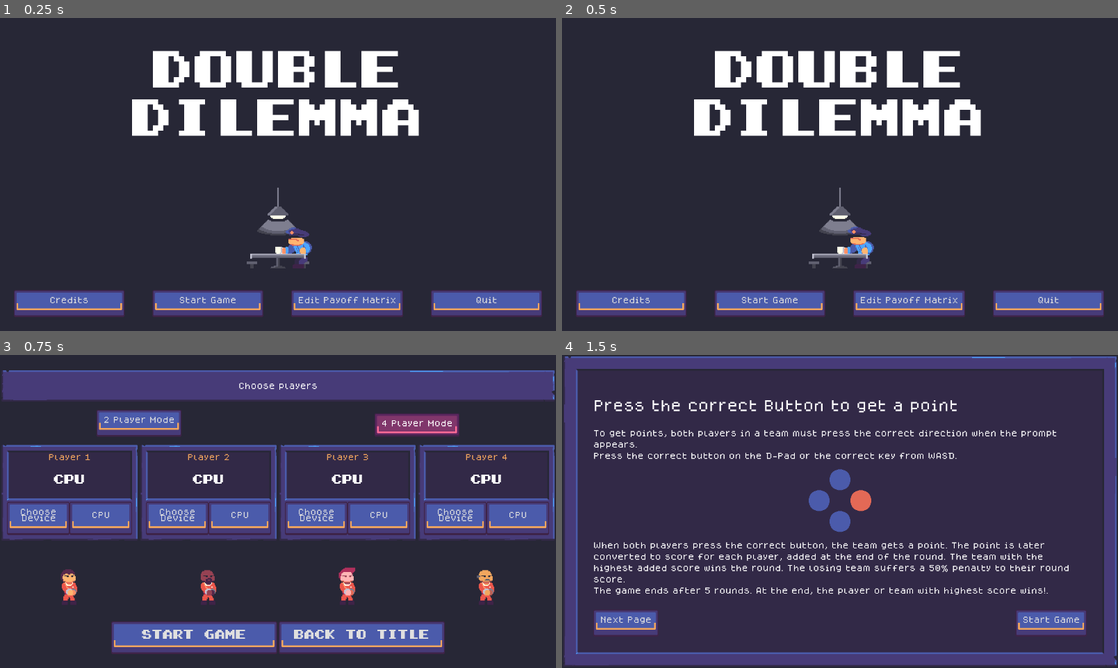
Above: before the commit, frames 1-4 (two rows, left to right).
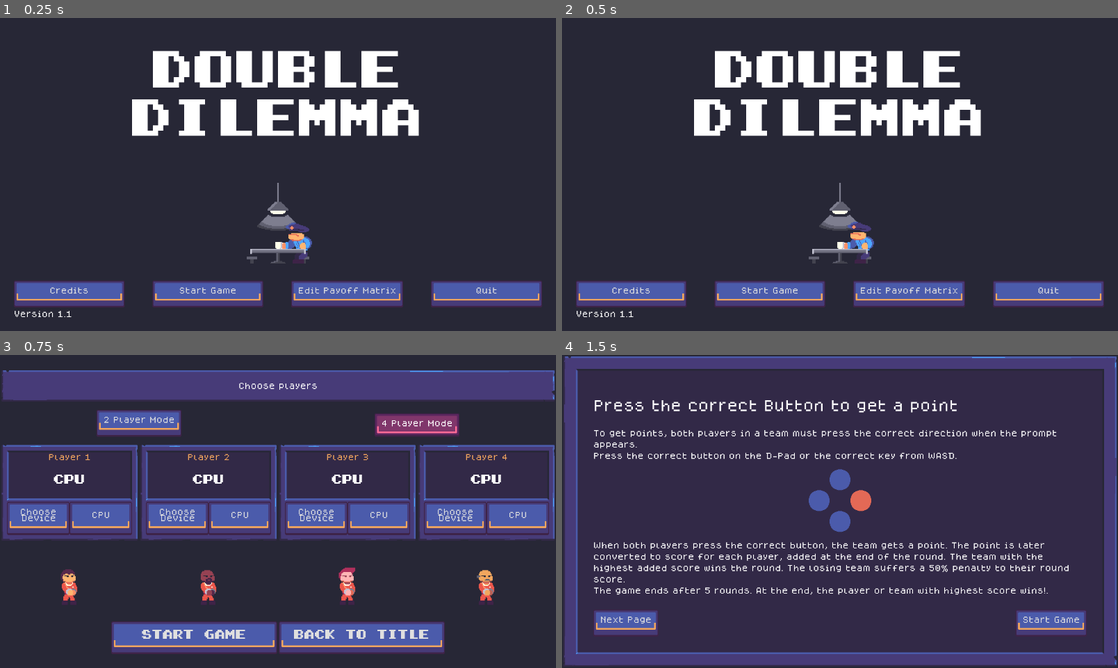
Above: after the commit, the same moments.

Repository: VileOar/js-final-proj
Game: Godot game, scene res://src/menus/main_menu/main_menu.tscn
Same seed, same stepped clock (60 frames per second), same inputs: the game is played once before the commit and once after it.
Inputs:
- Up to frame 1 (0.25 s): no input
- Up to frame 2 (0.5 s): no input
- Up to frame 3 (0.75 s): click "Start Game" at 0.5 s
- Up to frame 4 (1.5 s): click "Start Game" at 1.25 s

The runs differ from the first frame. In frame 1, 8.2% of the frame differs, in the area x 2-98%, y 52-96%; in frame 2, 8.2%; in frame 3, nothing differs; in frame 4, nothing differs.

Commit message:
updated credits

Diff:
--- a/src/menus/main_menu/main_menu.tscn
+++ b/src/menus/main_menu/main_menu.tscn
@@ -129,6 +129,7 @@
 
 [node name="VBoxContainer" type="VBoxContainer" parent="MarginContainer"]
 layout_mode = 2
+theme_override_constants/separation = 8
 
 [node name="Label" type="Label" parent="MarginContainer/VBoxContainer"]
 layout_mode = 2
@@ -190,6 +191,10 @@
 layout_mode = 2
 size_flags_horizontal = 3
 text = "Quit"
+
+[node name="Label2" type="Label" parent="MarginContainer/VBoxContainer"]
+layout_mode = 2
+text = "Version 1.1"
 
 [node name="Credits" type="PanelContainer" parent="."]
 unique_name_in_owner = true
@@ -207,55 +212,114 @@
 
 [node name="VBoxContainer" type="VBoxContainer" parent="Credits/PanelContainer"]
 layout_mode = 2
+
+[node name="MarginContainer" type="MarginContainer" parent="Credits/PanelContainer/VBoxContainer"]
+layout_mode = 2
+size_flags_vertical = 3
+theme_override_constants/margin_left = 64
+theme_override_constants/margin_top = 64
+theme_override_constants/margin_right = 64
+theme_override_constants/margin_bottom = 64
+
+[node name="ScrollContainer" type="ScrollContainer" parent="Credits/PanelContainer/VBoxContainer/MarginContainer"]
+layout_mode = 2
+horizontal_scroll_mode = 0
+
+[node name="VBoxContainer" type="VBoxContainer" parent="Credits/PanelContainer/VBoxContainer/MarginContainer/ScrollContainer"]
+layout_mode = 2
+size_flags_horizontal = 3
+size_flags_vertical = 3
 theme_override_constants/separation = 32
-alignment = 1
-
-[node name="Label" type="Label" parent="Credits/PanelContainer/VBoxContainer"]
-layout_mode = 2
-theme_type_variation = &"HeaderLarge"
-text = "Programming, Art, Design"
-horizontal_alignment = 1
-vertical_alignment = 1
-
-[node name="Label2" type="Label" parent="Credits/PanelContainer/VBoxContainer"]
-layout_mode = 2
-theme_type_variation = &"HeaderSmall"
-text = "Pedro Valério"
-horizontal_alignment = 1
-vertical_alignment = 1
-
-[node name="Label3" type="Label" parent="Credits/PanelContainer/VBoxContainer"]
-layout_mode = 2
-theme_type_variation = &"HeaderLarge"
+
+[node name="Label" type="Label" parent="Credits/PanelContainer/VBoxContainer/MarginContainer/ScrollContainer/VBoxContainer"]
+custom_minimum_size = Vector2(128, 0)
+layout_mode = 2
+theme_type_variation = &"MenuTitle"
+text = "Concept and Design"
+autowrap_mode = 2
+
+[node name="Label2" type="Label" parent="Credits/PanelContainer/VBoxContainer/MarginContainer/ScrollContainer/VBoxContainer"]
+custom_minimum_size = Vector2(128, 0)
+layout_mode = 2
+theme_type_variation = &"HeaderSmall"
+text = "Damp Squib
+
+"
+autowrap_mode = 2
+
+[node name="Label3" type="Label" parent="Credits/PanelContainer/VBoxContainer/MarginContainer/ScrollContainer/VBoxContainer"]
+custom_minimum_size = Vector2(128, 0)
+layout_mode = 2
+theme_type_variation = &"MenuTitle"
+text = "Programming"
+autowrap_mode = 2
+
+[node name="Label4" type="Label" parent="Credits/PanelContainer/VBoxContainer/MarginContainer/ScrollContainer/VBoxContainer"]
+custom_minimum_size = Vector2(128, 0)
+layout_mode = 2
+theme_type_variation = &"HeaderSmall"
+text = "Damp Squib
+
+"
+autowrap_mode = 2
+
+[node name="Label5" type="Label" parent="Credits/PanelContainer/VBoxContainer/MarginContainer/ScrollContainer/VBoxContainer"]
+custom_minimum_size = Vector2(128, 0)
+layout_mode = 2
+theme_type_variation = &"MenuTitle"
+text = "Art"
+autowrap_mode = 2
+
+[node name="Label6" type="Label" parent="Credits/PanelContainer/VBoxContainer/MarginContainer/ScrollContainer/VBoxContainer"]
+custom_minimum_size = Vector2(128, 0)
+layout_mode = 2
+theme_type_variation = &"HeaderSmall"
+text = "Damp Squib
+
+"
+autowrap_mode = 2
+
+[node name="Label7" type="Label" parent="Credits/PanelContainer/VBoxContainer/MarginContainer/ScrollContainer/VBoxContainer"]
+custom_minimum_size = Vector2(128, 0)
+layout_mode = 2
+theme_type_variation = &"MenuTitle"
 text = "Font"
-horizontal_alignment = 1
-vertical_alignment = 1
-
-[node name="Label4" type="Label" parent="Credits/PanelContainer/VBoxContainer"]
+autowrap_mode = 2
+
+[node name="Label8" type="Label" parent="Credits/PanelContainer/VBoxContainer/MarginContainer/ScrollContainer/VBoxContainer"]
+custom_minimum_size = Vector2(128, 0)
 layout_mode = 2
 theme_type_variation = &"HeaderSmall"
 text = "Copyright (c) 2020, Roberto Mocci (<patreon.com/rmocci | da.iosonor@gmail.com>),
-with Reserved Font Name Dogica Pixel."
-horizontal_alignment = 1
-vertical_alignment = 1
-autowrap_mode = 2
-
-[node name="Label5" type="Label" parent="Credits/PanelContainer/VBoxContainer"]
-layout_mode = 2
-theme_type_variation = &"HeaderLarge"
+with Reserved Font Name Dogica Pixel.
+
+"
+autowrap_mode = 2
+
+[node name="Label9" type="Label" parent="Credits/PanelContainer/VBoxContainer/MarginContainer/ScrollContainer/VBoxContainer"]
+custom_minimum_size = Vector2(128, 0)
+layout_mode = 2
+theme_type_variation = &"MenuTitle"
 text = "Music"
-horizontal_alignment = 1
-vertical_alignment = 1
-
-[node name="Label6" type="Label" parent="Credits/PanelContainer/VBoxContainer"]
-layout_mode = 2
-theme_type_variation = &"HeaderSmall"
-text = "\"Melancholia\"
-\"One-Stop Spy Shop\"
-\"Security Circuitry and You\"
-from Gunpoint"
-horizontal_alignment = 1
-vertical_alignment = 1
+autowrap_mode = 2
+
+[node name="Label10" type="Label" parent="Credits/PanelContainer/VBoxContainer/MarginContainer/ScrollContainer/VBoxContainer"]
+custom_minimum_size = Vector2(128, 0)
+layout_mode = 2
+theme_type_variation = &"HeaderSmall"
+text = "\"Vibing Over Venus\" Kevin MacLeod (incompetech.com)
+Licensed under Creative Commons: By Attribution 4.0 License
+http://creativecommons.org/licenses/by/4.0/
+
+\"Spy Glass\" Kevin MacLeod (incompetech.com)
+Licensed under Creative Commons: By Attribution 4.0 License
+http://creativecommons.org/licenses/by/4.0/
+
+\"Lobby Time\" Kevin MacLeod (incompetech.com)
+Licensed under Creative Commons: By Attribution 4.0 License
+http://creativecommons.org/licenses/by/4.0/
+
+"
 autowrap_mode = 2
 
 [node name="BackBtn" type="Button" parent="Credits/PanelContainer/VBoxContainer"]
